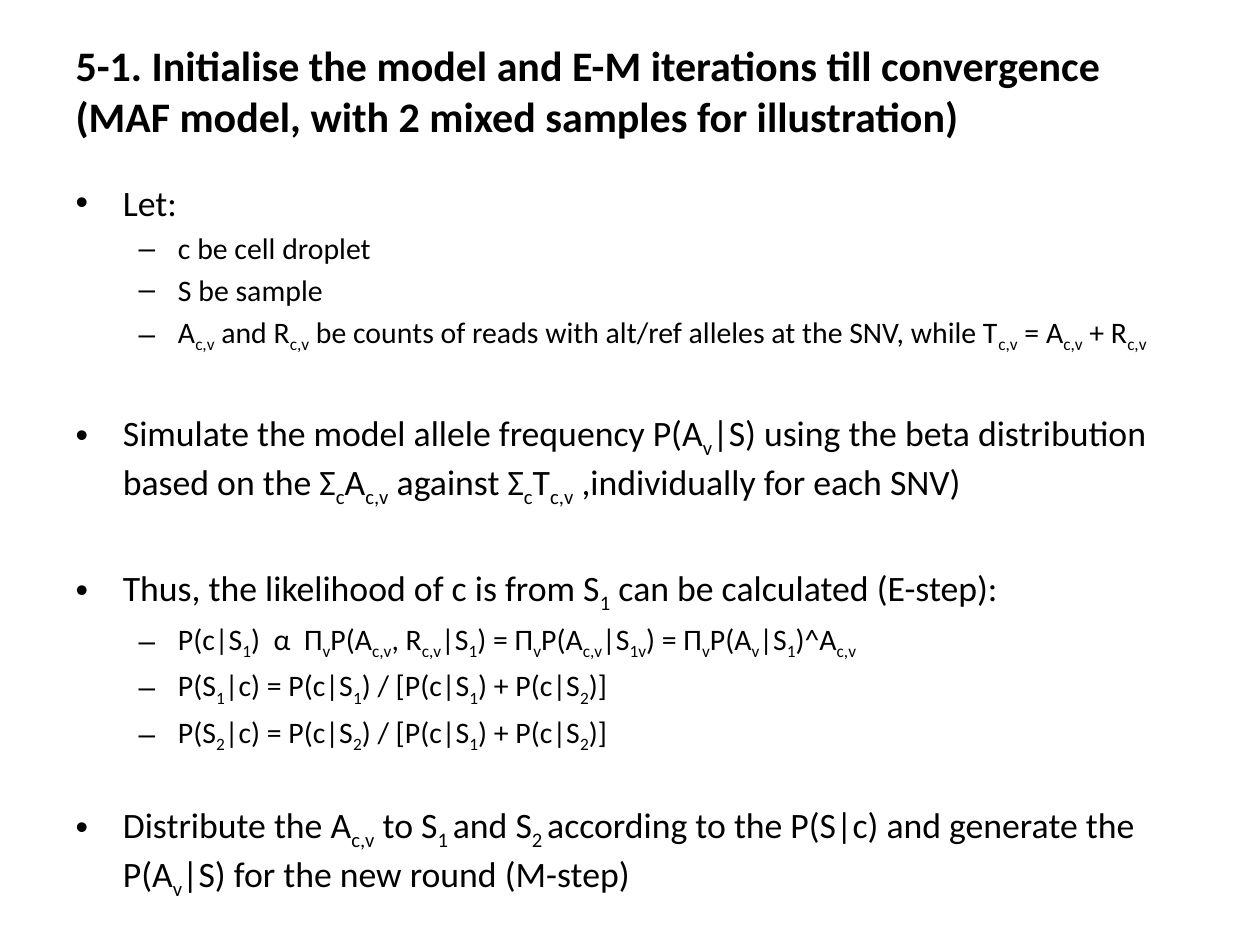
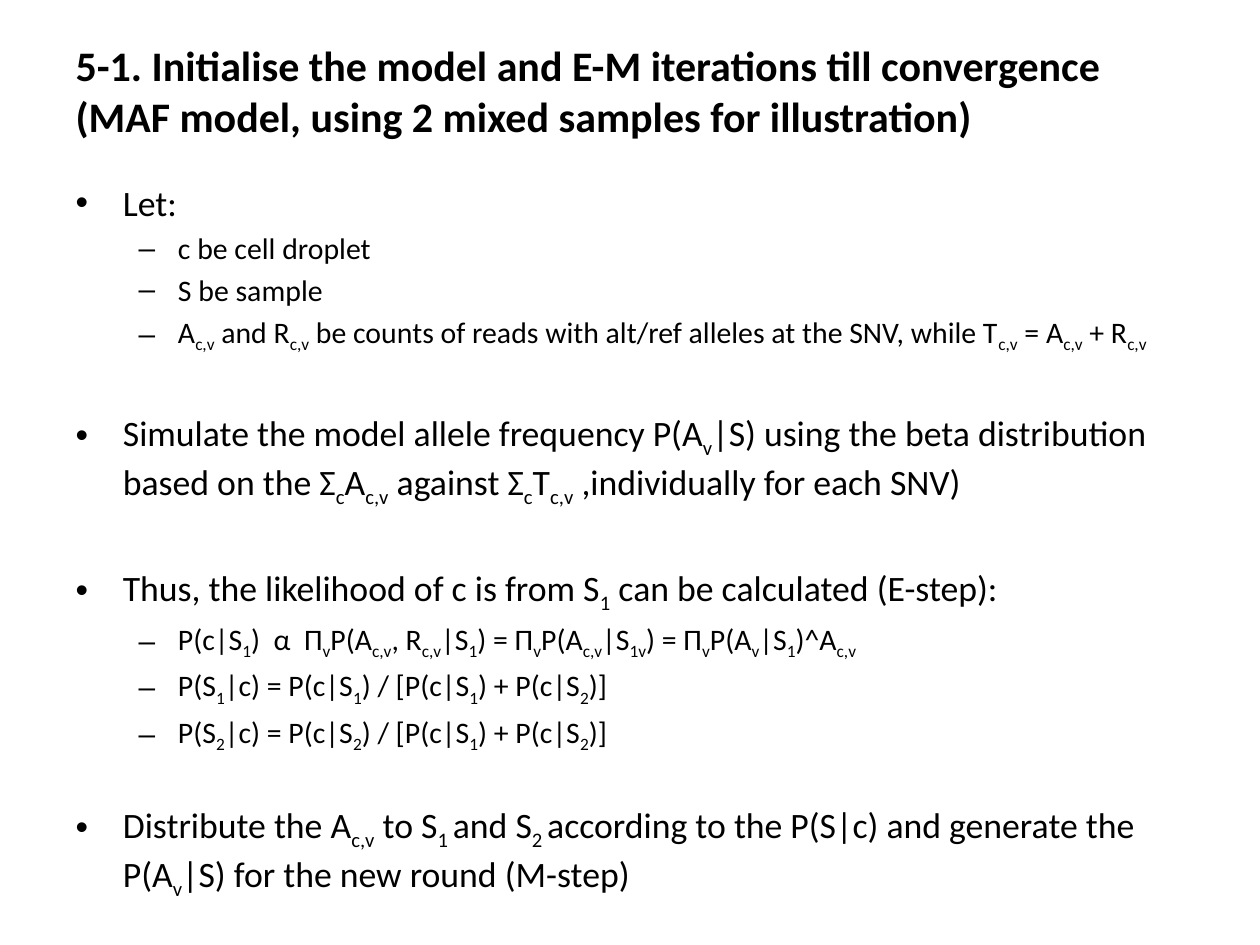
Before and after one commit to jon-xu/scSplit, a slide deck: slide 7 of demultiplexing.pptx. Drawn at 1260x945 pixels with LibreOffice and Linux fonts; fonts in the diff are those of the drawing. Boxes give left, top, right and bottom in pixels: in the first picture for what was removed or moved away, otherwise in the second. Text is boxed around its words. In the diff, an @@ line names an element or a change of style, - is before the commit and + after.

```diff
--- a/demultiplexing.pptx
+++ b/demultiplexing.pptx
@@ title at [76,51,1100,139]: text changed @@
-5-1. Initialise the model and E-M iterations till convergence (MAF model, with 2 mixed samples for illustration)
+5-1. Initialise the model and E-M iterations till convergence (MAF model, using 2 mixed samples for illustration)
```
Also in this commit, not shown: 3 other slides changed.
